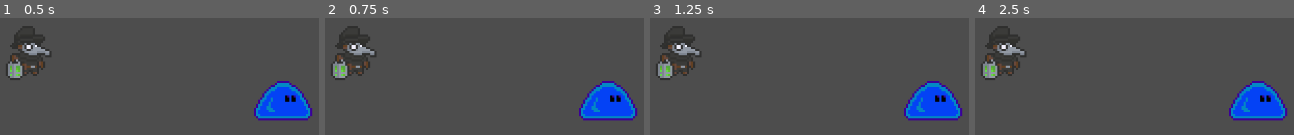
Above: before the commit, frames 1-4 (left to right).
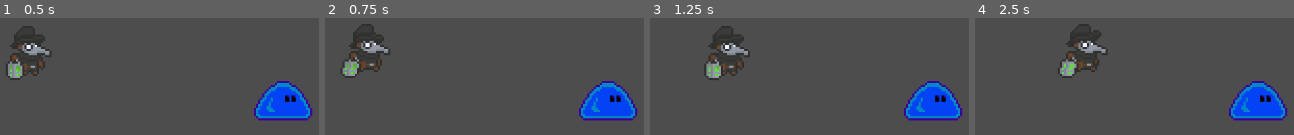
Above: after the commit, the same moments.

Repository: NDSern/Game-Jam-7-2024
Game: Godot game, scene res://scenes/world.tscn
Two runs of this game, one before a commit and one after it. Both use one fixed random seed, a clock stepped at 60 frames per second and the inputs below.
Inputs (mouse positions are in pixels of both pictures, inside the frame that each line leads up to):
- Up to frame 1 (0.5 s): no input
- Up to frame 2 (0.75 s): tap Enter at 0.5 s; move the mouse to (outside the picture) at 0.52 s; hold D (Right) from 0.53 s (still down); hold Shift from 0.53 s (still down); click (outside the picture) at 0.67 s
- Up to frame 3 (1.25 s): keep holding D (Right); keep holding Shift; tap Space at 0.77 s
- Up to frame 4 (2.5 s): release D (Right) at 1.25 s; release Shift at 1.25 s; drag from (outside the picture) to (1258, 110) at 1.27 s; tap Space at 2 s; move the mouse to (outside the picture) at 2.02 s; hold D (Right) from 2.03 s (still down); hold Ctrl from 2.03 s (still down); click (outside the picture) at 2.17 s

Frame 1 is identical in both runs. In frame 2, 3.8% of the frame differs, in the area x 1-21%, y 5-53%; in frame 3, 6.2%, in the area x 1-32%, y 6-53%; in frame 4, 6.2%.
Error before the commit: Parse Error: Unexpected "extends" in class body. (res://script/pd.gd:54)

Commit message:
Fixing issues with compatibility

Diff:
--- a/project.godot
+++ b/project.godot
@@ -67,11 +67,6 @@
 "events": [Object(InputEventKey,"resource_local_to_scene":false,"resource_name":"","device":-1,"window_id":0,"alt_pressed":false,"shift_pressed":false,"ctrl_pressed":false,"meta_pressed":false,"pressed":false,"keycode":0,"physical_keycode":83,"key_label":0,"unicode":115,"echo":false,"script":null)
 ]
 }
-plague_nade={
-"deadzone": 0.5,
-"events": [Object(InputEventMouseButton,"resource_local_to_scene":false,"resource_name":"","device":-1,"window_id":0,"alt_pressed":false,"shift_pressed":false,"ctrl_pressed":false,"meta_pressed":false,"button_mask":0,"position":Vector2(0, 0),"global_position":Vector2(0, 0),"factor":1.0,"button_index":2,"canceled":false,"pressed":false,"double_click":false,"script":null)
-]
-}
 
 [rendering]
 
--- a/script/pd.gd
+++ b/script/pd.gd
@@ -50,56 +50,3 @@
 func _on_idle_timer_timeout():
 	#print("play idle animation")
 	idle_animation = true
-
-extends CharacterBody2D
-
-@export var speed = 100.0
-var screen_size
-var idle = false
-var idle_animation = false
-
-# Control currently added
-# Up Down Left Right Attack(Left Mouse)
-func _ready():
-	screen_size = get_viewport_rect().size
-
-func _process(delta):
-	var velocity = Vector2.ZERO # The player's movement vector.
-	if Input.is_action_pressed("Right"):
-		velocity.x += 1
-	if Input.is_action_pressed("Left"):
-		velocity.x -= 1
-	if Input.is_action_pressed("Down"):
-		velocity.y += 1
-	if Input.is_action_pressed("Up"):
-		velocity.y -= 1
-
-	if velocity.length() == 0:
-		if not idle:
-			$AnimatedSprite2D.stop()
-			idle = true
-			#print("idle")
-			$IdleTimer.start(2)
-
-	if idle_animation:
-		$AnimatedSprite2D.play("idle")
-
-	if velocity.length() > 0:
-		idle = false
-		idle_animation = false
-		$IdleTimer.stop()
-		velocity = velocity.normalized() * speed
-		$AnimatedSprite2D.play()
-
-	position += velocity * delta
-	position = position.clamp(Vector2.ZERO, screen_size)
-
-	if velocity.x != 0 or velocity.y != 0:
-		$AnimatedSprite2D.animation = "moveRight"
-		$AnimatedSprite2D.flip_v = false
-		# See the note below about boolean assignment.
-		$AnimatedSprite2D.flip_h = velocity.x < 0
-
-func _on_idle_timer_timeout():
-	#print("play idle animation")
-	idle_animation = true
Not shown: 1 places in scenes/rat.tscn that only renumber resources
